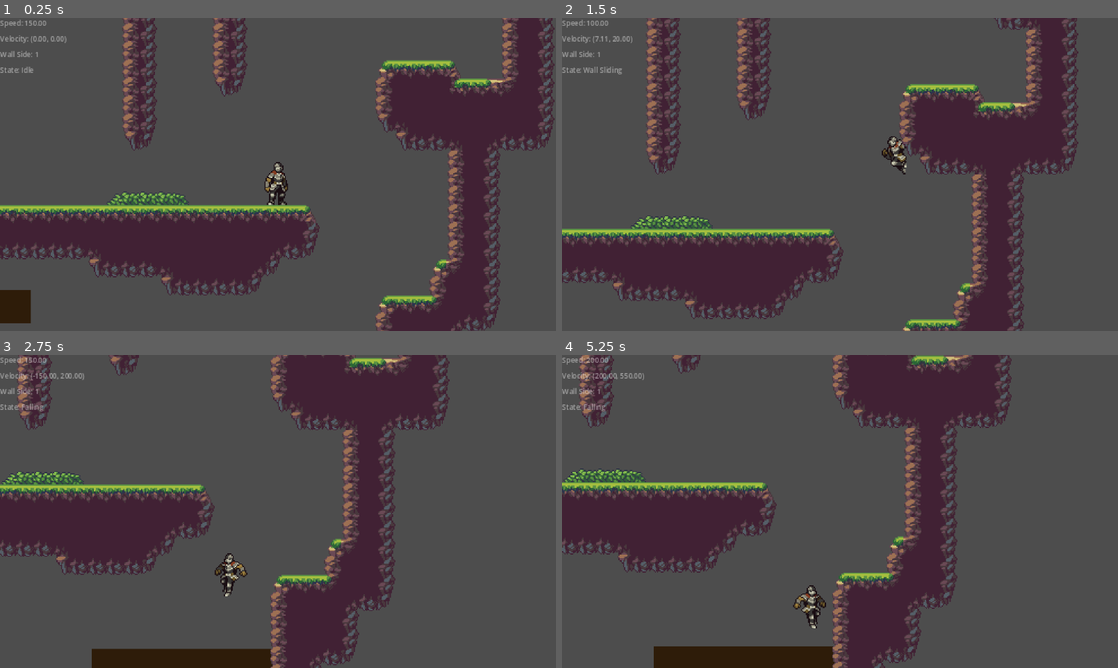
Above: before the commit, frames 1-4 (two rows, left to right).
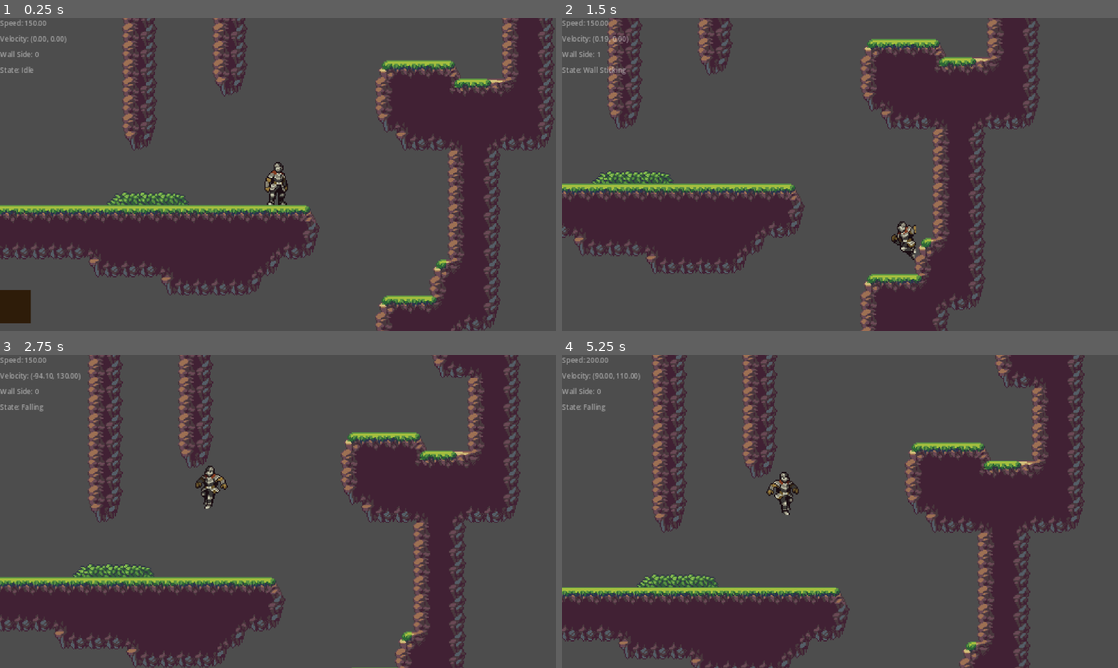
Above: after the commit, the same moments.

Repository: SaydRomey/BrunchPolice
Game: Godot game, scene res://scenes/world.tscn
Same seed, same stepped clock (60 frames per second), same inputs: the game is played once before the commit and once after it.
Inputs:
- Up to frame 1 (0.25 s): no input
- Up to frame 2 (1.5 s): hold Ctrl (roll) 0.53-1.28 s; hold D (move_right) from 0.53 s (still down); tap Space (jump) at 0.77, 0.8, 1.07, 1.35 s
- Up to frame 3 (2.75 s): tap Space (jump) at 1.52, 1.82, 2.3 s; tap Ctrl (roll) at 1.55 s; release D (move_right) at 2.03 s; hold A (move_left) from 2.03 s (still down); hold 1 (attack) from 2.03 s (still down)
- Up to frame 4 (5.25 s): release A (move_left) at 2.78 s; release 1 (attack) at 2.78 s; hold D (move_right) 2.78-4.28 s; tap S (crouch) at 2.85 s; tap Space (jump) at 3.02, 3.32, 4.52, 4.82 s; tap Ctrl (roll) at 3.05, 4.35 s; hold Space (jump) 3.53-4.28 s; tap Alt (dash) at 3.6 s; hold A (move_left) 4.28-5.03 s; hold D (move_right) from 5.03 s (still down); hold Shift (run) from 5.03 s (still down)

The runs differ from the first frame. In frame 1, less than 0.1% of the frame differs, in the area x 6-7%, y 10-13%; in frame 2, 39%; in frame 3, 48%, in the area x 0-94%, y 0-100%; in frame 4, 47%.

Commit message:
progress on wall jump

Diff:
--- a/scripts/player.gd
+++ b/scripts/player.gd
@@ -90,6 +90,7 @@
 var is_wall_sliding    : bool  = false
 var is_wall_sticking   : bool  = false
 var just_touched_wall  : bool  = false
+var is_wall_jumping    : bool  = false
 
 var dash_origin_x      : float = 0.0
 var dash_dir           : int   = 0
@@ -162,6 +163,18 @@
 func _handle_horizontal(inp:Dictionary, delta:float)->void:
 	is_running = inp.run
 
+	if is_wall_jumping:
+		if velocity.y >= 0: # Started to fall
+			is_wall_jumping = false
+			if inp.move != 0:
+				_switch_direction(sign(inp.move))
+		else:
+ 			# Lock facing direction during ascent
+			if abs(velocity.x) > 0.5:
+			#if abs(velocity.x) > 5.0:
+				_switch_direction(sign(velocity.x))
+			return
+
 	if is_rolling:
 		velocity.x = roll_speed * roll_dir
 		return
@@ -173,7 +186,8 @@
 
 	if inp.move != 0:
 		facing = sign(inp.move)
-		_switch_direction(facing)
+		if !is_wall_jumping:
+			_switch_direction(facing)
 		velocity.x = move_toward(velocity.x, target, speed * acceleration)
 	else:
 		velocity.x = move_toward(velocity.x, target, walk_speed * friction)
@@ -183,17 +197,17 @@
 # =====================================================
 
 func _handle_jump(inp:Dictionary)->void:
-	if !_ceiling_clear(): return
 
 	# jump pressed
 	if inp.jump_down:
+		if is_wall_sliding:
+			_do_wall_jump()
+			return
 		if is_on_floor() || can_coyote_jump:
 			_do_jump()
 		elif can_double_jump && !has_double_jumped:
 			_do_jump()
 			has_double_jumped = true
-		elif is_wall_sliding:
-			_do_wall_jump()
 		else:
 			jump_buffered = true
 			start_timer("JUMP_BUFFER")
@@ -203,17 +217,21 @@
 		velocity.y *= jump_release_decel
 
 func _do_jump():
+	if !_ceiling_clear(): return
 	velocity.y = jump_force
 	can_coyote_jump = false
 	stop_timer("WALL_STICK")
 
 func _do_wall_jump() -> void:
+	is_wall_jumping = true
+	_wall_slide_end()
 	# Jump away from wall (opposite to contact direction)
 	var wall_dir := -1 if _is_on_wall_only_left() else 1
 	velocity.y = wall_jump_force.y
-	velocity.x = -wall_jump_force.x * wall_dir
+	velocity.x = -wall_dir * wall_jump_force.x
+	_switch_direction(-wall_dir)
+	can_coyote_jump = false
 	has_double_jumped = false
-	_wall_slide_end()
 
 # =========================================
 #  WALL-SLIDE / WALL-JUMP
@@ -228,8 +246,10 @@
 		return
 
 	# Are we pushing into the wall?
-	var pushing_left = inp.move < 0 && _is_on_wall_only_left()
-	var pushing_right = inp.move > 0 && !_is_on_wall_only_left()
+	var pushing_left = inp.move < 0 && (_wall_side_from_rays() == -1)
+	var pushing_right = inp.move > 0 && (_wall_side_from_rays() == 1)
+	#var pushing_left = inp.move < 0 && _is_on_wall_only_left()
+	#var pushing_right = inp.move > 0 && !_is_on_wall_only_left()
 	if !(pushing_left || pushing_right):
 		just_touched_wall = false
 		return
@@ -241,7 +261,10 @@
 		start_timer("WALL_STICK", wall_stick_time)
 
 	is_wall_sliding = true
-	_switch_direction(-facing)
+	var wall_dir = _wall_side_from_rays()
+	if wall_dir != 0:
+		_switch_direction(-wall_dir)
+	#_switch_direction(-facing)
 
 	velocity.y = min(velocity.y, 0 if is_wall_sticking else wall_slide_speed)
 
@@ -256,7 +279,12 @@
 	return wall_raycast_left.is_colliding() && !wall_raycast_right.is_colliding()
 
 func _wall_side_from_rays() -> int:
-	return -1 if _is_on_wall_only_left() else (1 if !_is_on_wall_only_left() else 0)
+	if wall_raycast_left.is_colliding() && !wall_raycast_right.is_colliding():
+		return -1
+	if wall_raycast_right.is_colliding() && !wall_raycast_left.is_colliding():
+		return 1
+	return 0
+	#return -1 if _is_on_wall_only_left() else (1 if !_is_on_wall_only_left() else 0)
 
 func _on_WallStickTimer_timeout() -> void: is_wall_sticking = false
 
@@ -354,6 +382,9 @@
 		pass
 
 func _roll_start(dir:int):
+	if is_rolling || is_wall_sliding: return
+	if !is_on_floor(): return #? TOCHECK: This prevents frontflips
+
 	is_rolling = true
 	roll_dir   = dir
 	roll_speed = _current_ground_speed() * roll_speed_multiplier
@@ -522,7 +553,9 @@
 	elif is_wall_sliding:
 		state = "Wall Sticking" if is_wall_sticking else "Wall Sliding"
 	elif !is_on_floor():
-		if has_double_jumped:
+		if is_wall_jumping:
+			state = "Wall Jumping"
+		elif has_double_jumped:
 			state = "Double Jumping" if velocity.y < 0 else "Falling"
 		else:
 			state = "Jumping" if velocity.y < 0 else "Falling"
